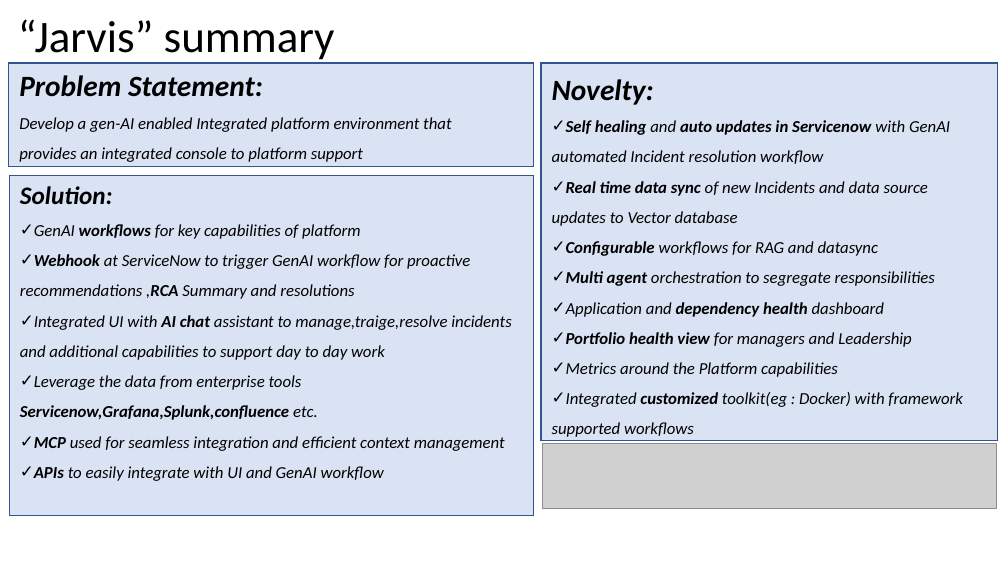
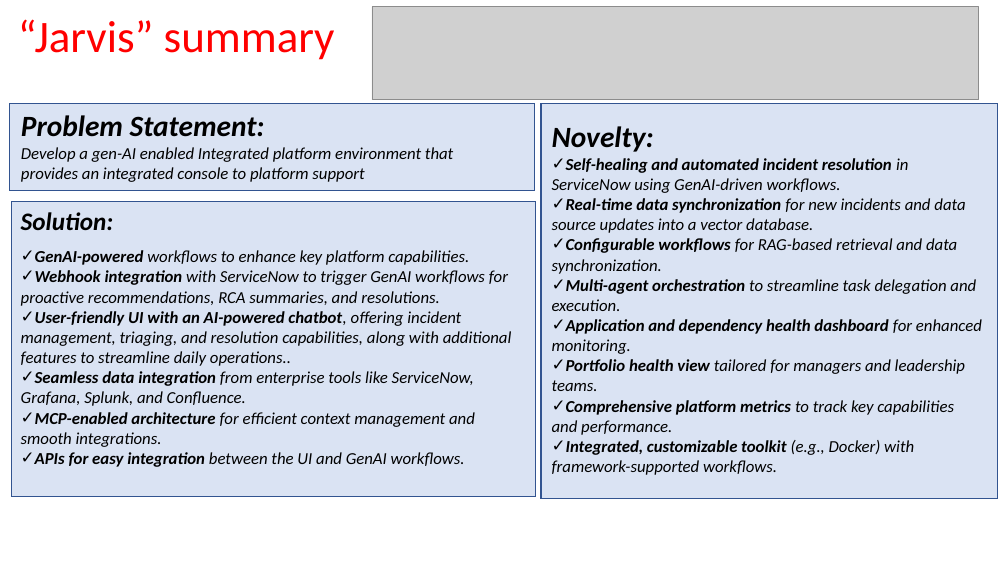
Before and after one commit to ewfx/gaipl-seagulls-v25, a slide deck: slide 4 of artifacts/arch/SeagullsV25_Final_1.0.pptx. Drawn at 1008x567 pixels with LibreOffice and Linux fonts; fonts in the diff are those of the drawing; grey boxes stand for pictures. Boxes give left, top, right and bottom in pixels: in the first picture for what was removed or moved away, otherwise in the second. Text is boxed around its words. In the diff, an @@ line names an element or a change of style, - is before the commit and + after.

```diff
--- a/artifacts/arch/SeagullsV25_Final_1.0.pptx
+++ b/artifacts/arch/SeagullsV25_Final_1.0.pptx
@@ text "“Jarvis” summary" at bbox=[18, 19, 335, 60]: text colour #000000 to #FF0000 @@
@@ picture added at bbox=[372, 7, 979, 100] @@
@@ rectangle: place and size @@
-rectangle at bbox=[8, 63, 534, 166]
+rectangle at bbox=[10, 104, 535, 190]
@@ text "Problem Statement:": place and size @@
-text "Problem Statement:" at bbox=[19, 75, 451, 162]
+text "Problem Statement:" at bbox=[21, 115, 453, 182]
@@ rectangle: place and size @@
-rectangle at bbox=[541, 63, 998, 441]
+rectangle at bbox=[541, 104, 998, 498]
@@ text "Novelty:": place and size @@
-text "Novelty:" at bbox=[552, 79, 963, 437]
+text "Novelty:" at bbox=[552, 126, 982, 475]
@@ text at bbox=[21, 147, 453, 182]: line spacing 1.5 to 1 @@
@@ text at bbox=[552, 126, 654, 152]: line spacing 1 to 1.5 @@
@@ text at bbox=[552, 158, 982, 475]: text changed @@
-✓ Self healing and auto updates in Servicenow with GenAI automated Incident resolution workflow
-✓ Real time data sync of new Incidents and data source updates to Vector database
-✓ Configurable workflows for RAG and datasync
-✓ Multi agent orchestration to segregate responsibilities
-✓ Application and dependency health dashboard
-✓ Portfolio health view for managers and Leadership
-✓ Metrics around the Platform capabilities
-✓ Integrated customized toolkit(eg : Docker) with framework supported workflows
+✓ Self-healing and automated incident resolution in ServiceNow using GenAI-driven workflows.
+✓ Real-time data synchronization for new incidents and data source updates into a vector database.
+✓ Configurable workflows for RAG-based retrieval and data synchronization.
+✓ Multi-agent orchestration to streamline task delegation and execution.
+✓ Application and dependency health dashboard for enhanced monitoring.
+✓ Portfolio health view tailored for managers and leadership teams.
+✓ Comprehensive platform metrics to track key capabilities and performance.
+✓ Integrated, customizable toolkit (e.g., Docker) with framework-supported workflows.
@@ rectangle: place and size @@
-rectangle at bbox=[9, 175, 533, 516]
+rectangle at bbox=[12, 201, 536, 497]
@@ text "Solution:": place and size @@
-text "Solution:" at bbox=[20, 186, 511, 481]
+text "Solution:" at bbox=[21, 212, 512, 467]
@@ text at bbox=[21, 212, 114, 231]: line spacing 1 to 1.5 @@
@@ text at bbox=[21, 250, 512, 467]: text changed @@
-✓ GenAI workflows for key capabilities of platform
-✓ Webhook at ServiceNow to trigger GenAI workflow for proactive recommendations ,RCA Summary and resolutions
-✓ Integrated UI with AI chat assistant to manage,traige,resolve incidents and additional capabilities to support day to day work
-✓ Leverage the data from enterprise tools Servicenow,Grafana,Splunk,confluence etc.
-✓ MCP used for seamless integration and efficient context management
-✓ APIs to easily integrate with UI and GenAI workflow
+✓ GenAI-powered workflows to enhance key platform capabilities.
+✓ Webhook integration with ServiceNow to trigger GenAI workflows for proactive recommendations, RCA summaries, and resolutions.
+✓ User-friendly UI with an AI-powered chatbot, offering incident management, triaging, and resolution capabilities, along with additional features to streamline daily operations..
+✓ Seamless data integration from enterprise tools like ServiceNow, Grafana, Splunk, and Confluence.
+✓ MCP-enabled architecture for efficient context management and smooth integrations.
+✓ APIs for easy integration between the UI and GenAI workflows.
@@ picture removed at bbox=[543, 444, 997, 509] @@
```
Also in this commit, not shown: 3 other slides changed, 19 slides added, 2 slides removed.
